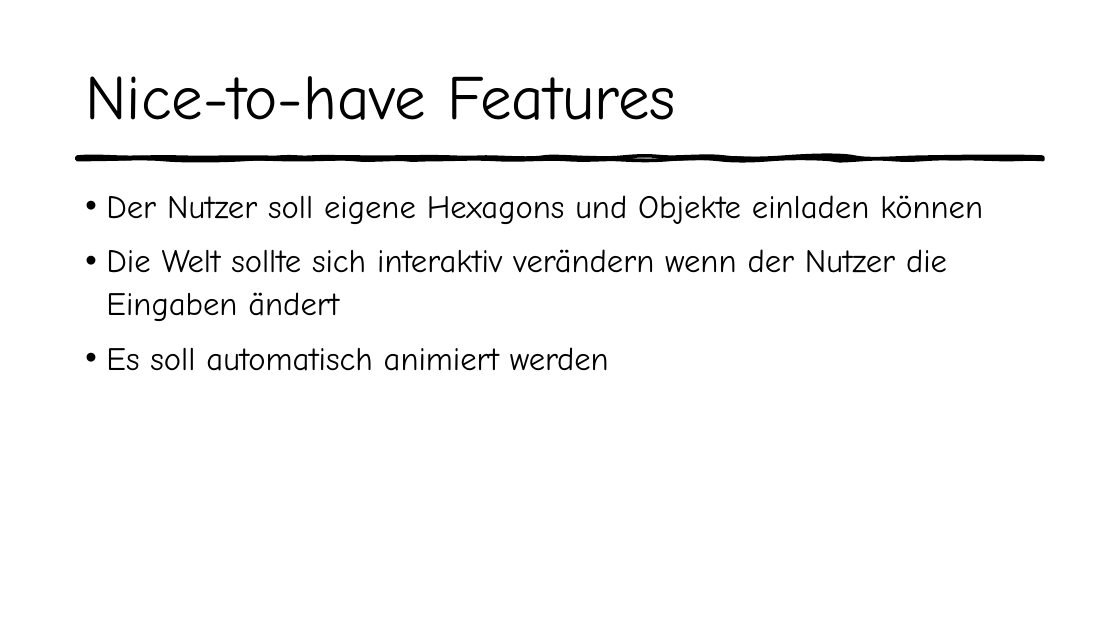
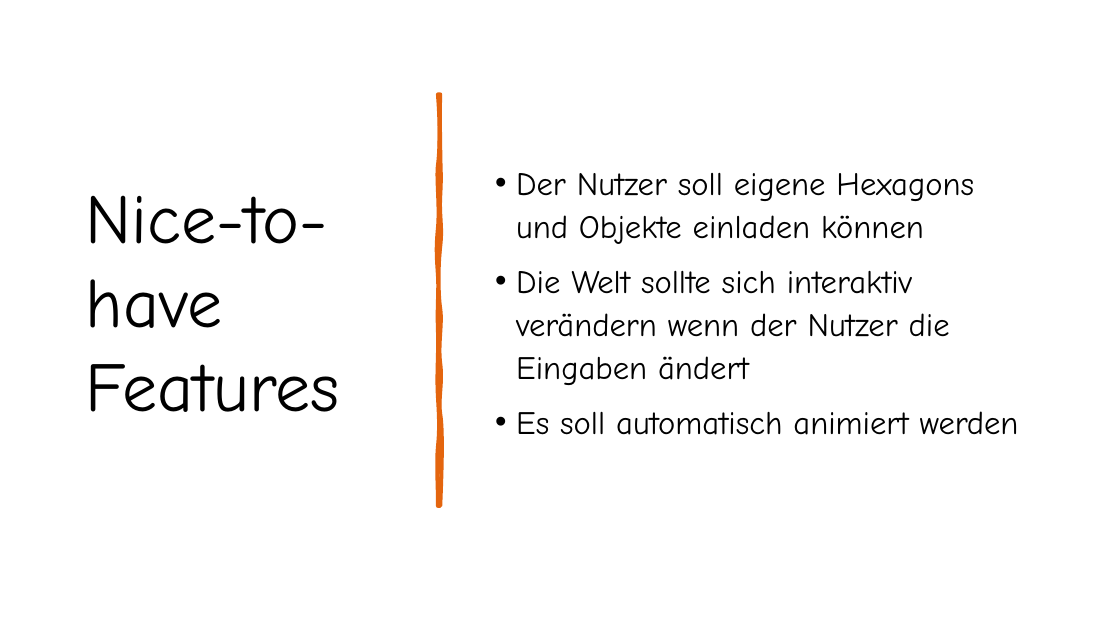
Before and after one commit to AtmoGD/BlackMagic, a slide deck: slide 4 of Zwischenpräsentation.pptx. Drawn at 1120x630 pixels with LibreOffice and Linux fonts; fonts in the diff are those of the drawing. Boxes give left, top, right and bottom in pixels: in the first picture for what was removed or moved away, otherwise in the second. Text is boxed around its words. In the diff, an @@ line names an element or a change of style, - is before the commit and + after.

```diff
--- a/Zwischenpräsentation.pptx
+++ b/Zwischenpräsentation.pptx
@@ rectangle added at (0, 0, 1120, 630), fill #FFFFFF @@
@@ title "Nice-to-have Features": place and size @@
-title "Nice-to-have Features" at (85, 76, 676, 120)
+title "Nice-to-have Features" at (86, 195, 340, 412)
@@ title "Nice-to-have Features" at (86, 195, 340, 412): size 54 to 60 pt @@
@@ text "Der Nutzer soll eigene Hexagons ...": place and size @@
-text "Der Nutzer soll eigene Hexagons ..." at (106, 195, 983, 371)
+text "Der Nutzer soll eigene Hexagons ..." at (516, 173, 1019, 435)
@@ text "Der Nutzer soll eigene Hexagons ..." at (516, 173, 1019, 435): vertical alignment top to middle @@
@@ freeform shape added at (438, 95, 441, 506), fill #E4650E, outline #E4650E 3.25 pt @@
@@ freeform shape removed at (77, 157, 1044, 160) @@
```
Also in this commit, not shown: 5 other slides changed, 1 other file.
